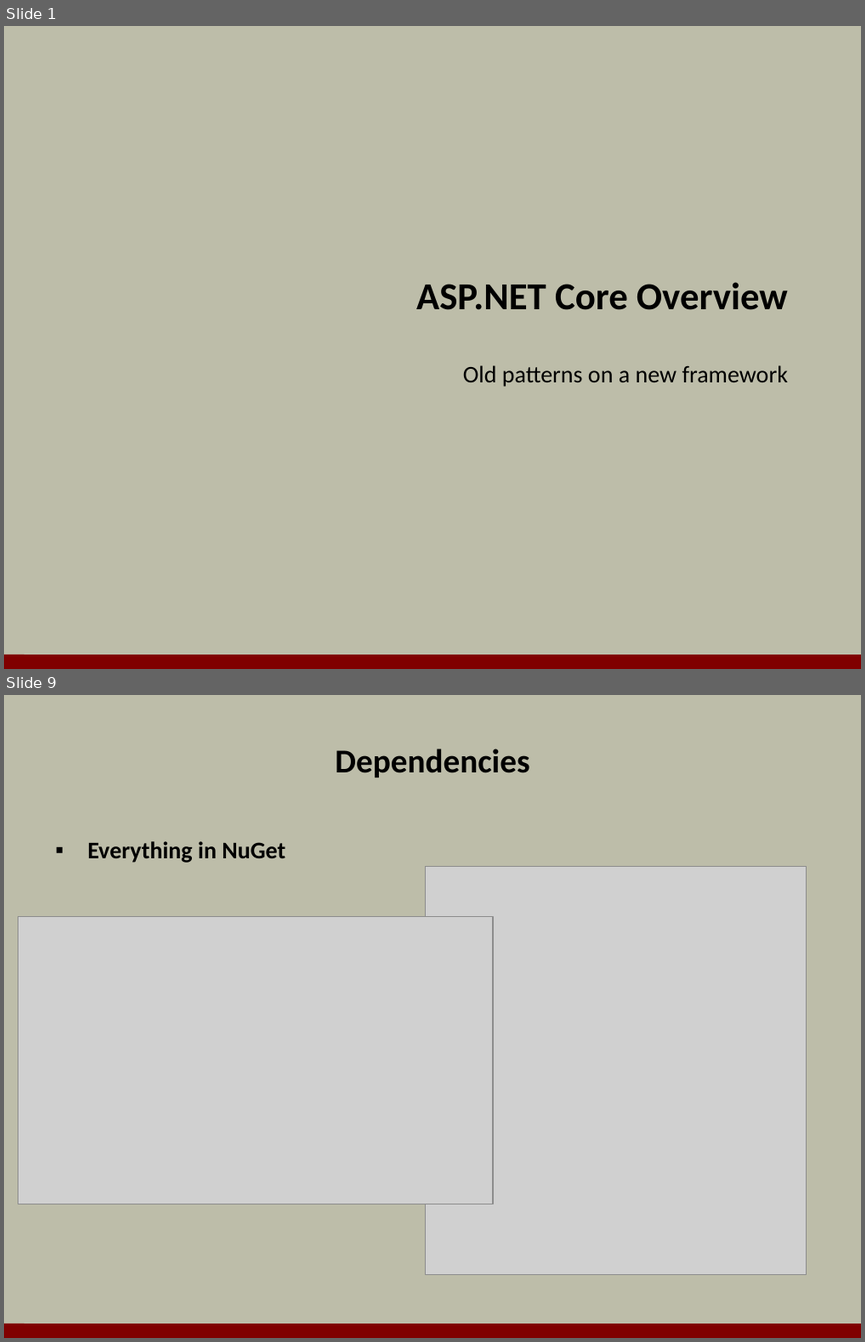
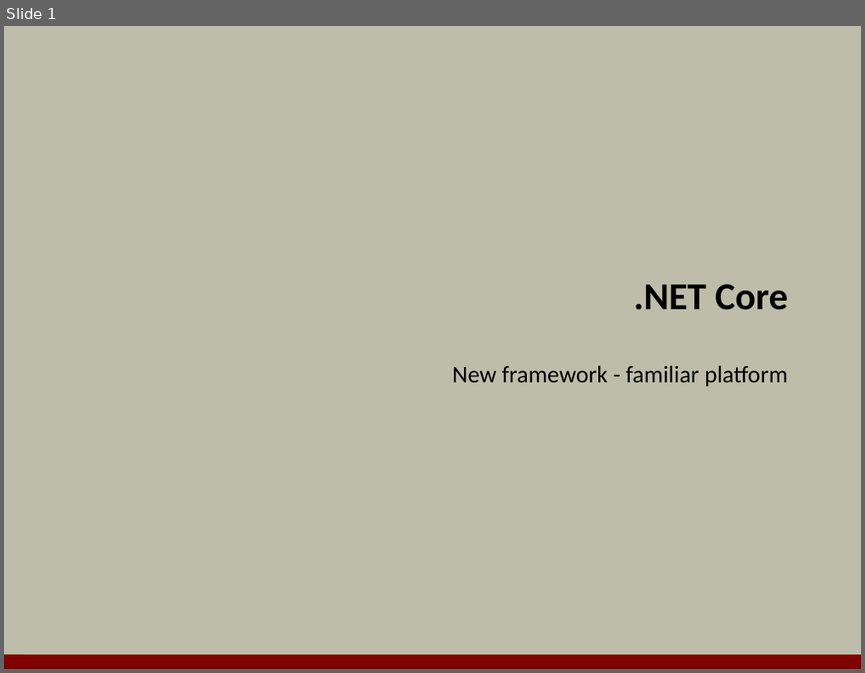
Before and after one commit to OdeToCode/classes, a slide deck: aspnet5/slides/01_Overview.pptx. Shown one above the other, each under a label of ours: slides 1 and 9 before the commit, slide 1 after it; the slides between them are not shown. The pictures are 865x1342 and 865x673 pixels, drawn with LibreOffice and Linux fonts; fonts in the diff are those of the drawing; grey boxes stand for pictures; background and template pictures are left out. Boxes give left, top, right and bottom in pixels: in the first picture for what was removed or moved away, otherwise in the second. Text is boxed around its words. In the diff, an @@ line names an element or a change of style, - is before the commit and + after.

```diff
--- a/aspnet5/slides/01_Overview.pptx
+++ b/aspnet5/slides/01_Overview.pptx
@@ slide 9 removed at [4, 695, 861, 1338], background #BDBDA9; not listed: 1 template element that a slide beside it also shows @@
@@ title removed at [335, 749, 529, 777] @@
-Dependencies
@@ text removed at [87, 841, 285, 862] @@
-▪ Everything in NuGet
@@ picture removed at [426, 867, 806, 1275] @@
@@ picture removed at [18, 916, 494, 1203] @@
@@ slide 1 changed as well @@
@@ title at [634, 284, 788, 310]: text changed @@
-ASP.NET Core Overview
+.NET Core
@@ subtitle at [452, 365, 788, 386]: text changed @@
-Old patterns on a new framework
+New framework - familiar platform
```
Also in this commit, not shown: 12 slides added, 16 other slides removed, 6 other files.
